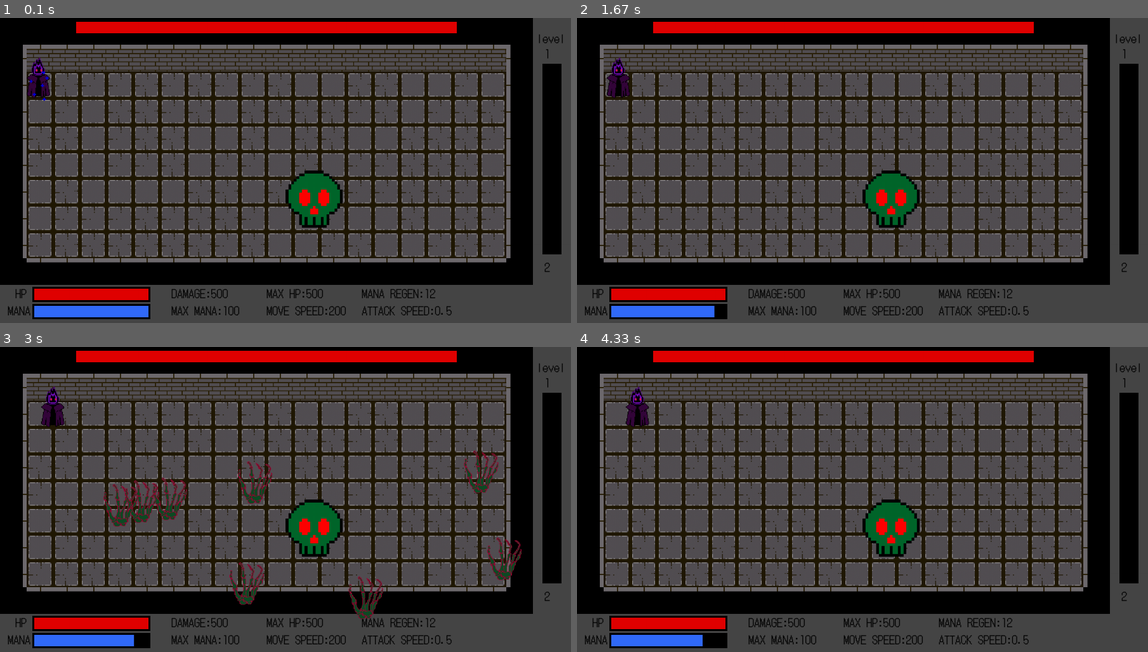
Above: before the commit, frames 1-4 (two rows, left to right).
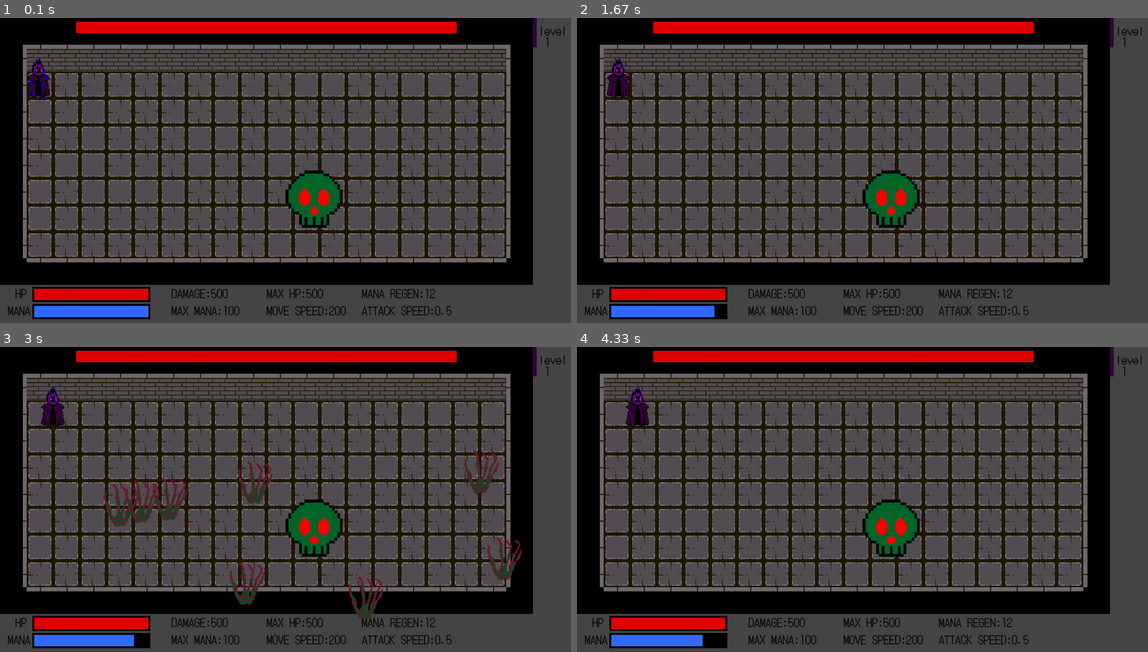
Above: after the commit, the same moments.

Repository: philogamer/pygame1
Game: pygame game, started from main.py
Two runs of this game, one before a commit and one after it. Both use one fixed random seed, a clock stepped at 60 frames per second and the inputs below.
Inputs (mouse positions are in pixels of both pictures, inside the frame that each line leads up to):
- Up to frame 1 (0.1 s): no input
- Up to frame 2 (1.67 s): hold Right 0.33-0.8 s; move the mouse to (839, 182) at 0.37 s; hold Right 0.83-1.3 s; hold D 0.83-1.3 s; move the mouse to (1045, 161) at 0.87 s; hold Left from 1.33 s (still down); hold A from 1.33 s (still down); move the mouse to (725, 173) at 1.37 s
- Up to frame 3 (3 s): release Left at 1.87 s; release A at 1.87 s; hold Left 1.9-2.3 s; hold A 1.9-2.3 s; move the mouse to (108, 453) at 1.93 s; hold Right 2.33-2.97 s; hold D 2.33-2.97 s; move the mouse to (371, 392) at 2.37 s
- Up to frame 4 (4.33 s): hold Left 3-3.47 s; hold A 3-3.47 s; move the mouse to (931, 526) at 3.03 s; hold Right 3.5-3.97 s; hold D 3.5-3.97 s; move the mouse to (873, 395) at 3.53 s; hold Right from 4 s (still down); hold D from 4 s (still down); move the mouse to (656, 490) at 4.03 s

The runs differ from the first frame. In frame 1, 2.3% of the frame differs, in the area x 93-99%, y 0-84%; in frame 2, 2.3%; in frame 3, 2.3%; in frame 4, 2.3%.

Commit message:
change the display of experience bar and some index of other button to gain more spaces for fulture develop

Diff:
--- a/function.py
+++ b/function.py
@@ -1074,9 +1074,8 @@
     write('MOVE SPEED:'+str(csto.player.maxspeed),font,(0,0,0),700,744)
     write('MANA REGEN:'+str(csto.player.manaregen),font,(0,0,0),950,699)
     write('ATTACK SPEED:'+str(csto.player.attackspeed),font,(0,0,0),950,744)
-    write('level',font,(0,0,0),1410,30)
-    write(str(csto.player.level),font,(0,0,0),1430,70)
-    write(str(csto.player.level+1),font,(0,0,0),1430,630)
+    write('level',font,(0,0,0),1415,10)
+    write(str(csto.player.level),font,(0,0,0),1430,40)
     for i in csto.bosses:
         i.draw(screen)
         if msto.bossattacks:
@@ -1179,7 +1178,7 @@
         if csto.guidenumber==2: pygame.draw.rect(transparentscreen,(225,225,225,0),pygame.Rect(15,700,400,90))
         if csto.guidenumber==5: pygame.draw.circle(transparentscreen,(225,225,225,0),(700,20),100)
         if csto.guidenumber==4 or csto.guidenumber==6: csto.player.mana=0
-        if csto.guidenumber==9: pygame.draw.rect(transparentscreen,(225,225,225,0),pygame.Rect(1410,30,80,650))
+        if csto.guidenumber==9: pygame.draw.rect(transparentscreen,(225,225,225,0),pygame.Rect(1400,0,100,700))
         if csto.guidenumber==12: pygame.draw.rect(transparentscreen,(225,225,225,0),pygame.Rect(445,700,755,90))
     screen.blit(transparentscreen)
 def guidetyping(msto,csto,lstat,dt,lenofeachstage):
--- a/information.py
+++ b/information.py
@@ -98,7 +98,7 @@
         self.wallrect=pygame.Rect(self.x,self.y+(107-73)-(107-70),61,71)
         self.manaregen=12
         self.attackspeed=0.5
-        self.exp=0
+        self.exp=10
         self.level=1
         self.buffstat=0
         self.takedame=True
@@ -113,8 +113,7 @@
         pygame.draw.rect(screen,(225,0,0),pygame.Rect(90,710,self.hp*300/self.maxhp,30))
         pygame.draw.rect(screen,(0,0,0),pygame.Rect(85,750,310,40))
         pygame.draw.rect(screen,(50,107,250),pygame.Rect(90,755,self.mana*300/self.maxmana,30))
-        pygame.draw.rect(screen,(0,0,0),pygame.Rect(1425,120,50,500))
-        pygame.draw.rect(screen,(52,6,59),pygame.Rect(1425,120,50,self.exp*500/(90+25*(self.level-1)+5*(self.level-1)**2)))
+        pygame.draw.rect(screen,(52,6,59),pygame.Rect(1400,0,10,self.exp*700/(90+25*(self.level-1)+5*(self.level-1)**2)))
     def move(self,dt):
         dx=self.targetx-self.x
         self.direction='right' if dx>0 else 'left'
@@ -327,16 +326,16 @@
             self.x=640
             self.y=750
         elif type=='maxhp':
-            self.x=860
+            self.x=914
             self.y=705
         elif type=='movespeed':
             self.x=914
             self.y=750
         elif type=='manaregen':
-            self.x=1300
+            self.x=1220
             self.y=705
         elif type=='attackspeed':
-            self.x=1300
+            self.x=1220
             self.y=750
         self.img=pygame.image.load(self.img).convert_alpha()
         self.img=pygame.transform.scale(self.img,(30,30))
@@ -775,14 +774,14 @@
         },
         9:{
             'line1':{
-                'line':'this is your experience bar, present',
+                'line':'this is your experience bar and',
                 'font': chatfont,
                 'color':(111,13,181),
                 'x': 385,
                 'y': 235
                     },
             'line2':{
-                'line':'level and target level',
+                'line':'present level',
                 'font': chatfont,
                 'color':(111,13,181),
                 'x': 385,
